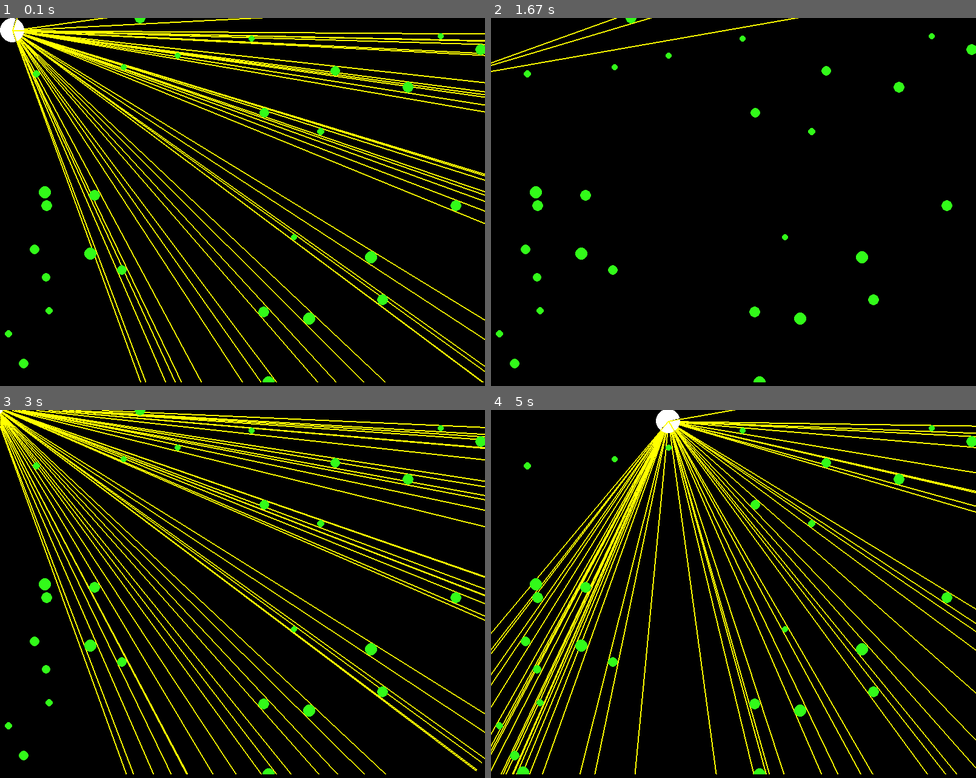
Above: before the commit, frames 1-4 (two rows, left to right).
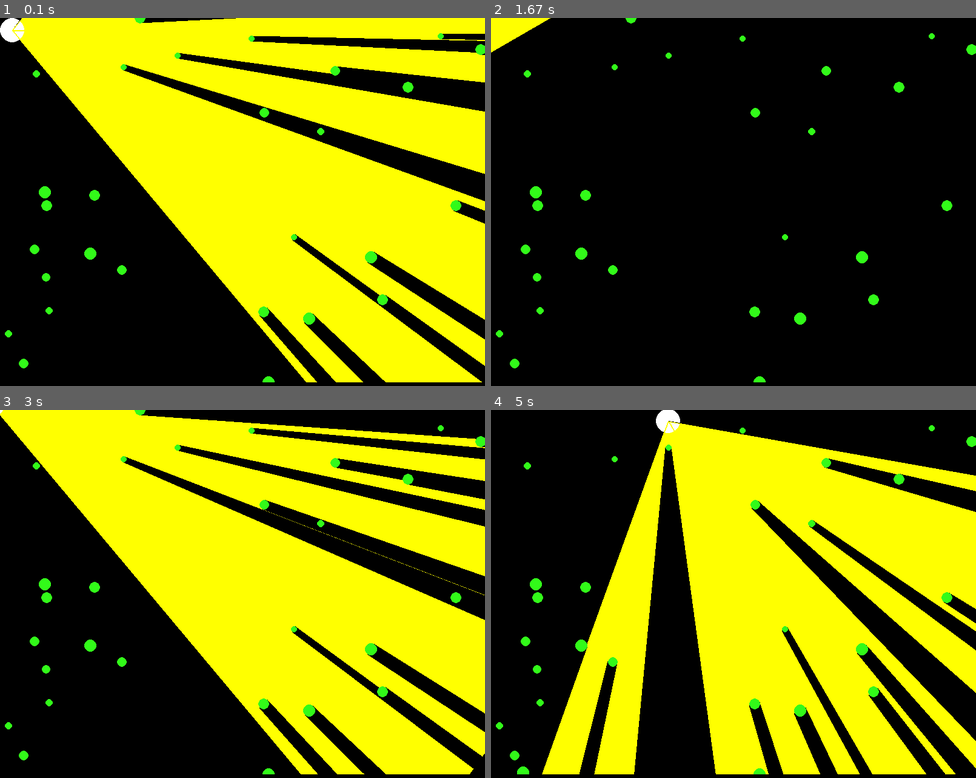
Above: after the commit, the same moments.

Repository: ZephyrSails/leben
Game: pygame game, started from game/main.py
Two runs of this game, one before a commit and one after it. Both use one fixed random seed, a clock stepped at 60 frames per second and the inputs below.
Inputs:
- Up to frame 1 (0.1 s): no input
- Up to frame 2 (1.67 s): hold Right 0.33-0.8 s; hold Up 0.83-1.13 s; hold Right 1.17-1.63 s
- Up to frame 3 (3 s): hold Left 1.67-2.2 s; hold Down 2.23-2.53 s; hold Left 2.57-2.97 s
- Up to frame 4 (5 s): hold Up 3-3.37 s; hold Right 3.4-4.03 s; hold Down 4.07-4.43 s; hold Left 4.47-4.93 s; hold Right from 4.97 s (still down)

The runs differ from the first frame. In frame 1, 55% of the frame differs, in the area x 2-100%, y 0-100%; in frame 2, 1.0%; in frame 3, 52%; in frame 4, 50%.

Commit message:
vision area

Diff:
--- a/game/leben.py
+++ b/game/leben.py
@@ -41,7 +41,7 @@
 
         # attribute
         self.radius = 20  # pixel
-        self.mouth_degree = 70
+        self.mouth_degree = 50
         self.view_degree = self.mouth_degree * 2
         self.color = (255, 255, 255)
         self.vision_color = (255, 255, 0)
@@ -117,18 +117,56 @@
             regulate_radians_range(self.ra)
             obj_pair_in_vision.append([object])
 
+    def get_dot_from_center(self, R, radians):
+        return (int(self.x + R * math.cos(radians)),
+                int(self.y + R * math.sin(radians)))
+
     def draw_vision(self):
-        self.draw_vison_line_from_center(self.dir_l_radians)
-        self.draw_vison_line_from_center(self.dir_r_radians)
-
-        for obj in self.objs_in_view:
-            pass
-
-    def draw_vison_line_from_center(self, radians):
-        pygame.draw.line(
-            self.screen, self.vision_color, (int(self.x), int(self.y)),
-            (int(self.x + self.vision_len * math.cos(radians)),
-             int(self.y + self.vision_len * math.sin(radians))), 2)
+        # self.draw_line_from_center(self.dir_l_radians)
+        # self.draw_line_from_center(self.dir_r_radians)
+
+        self.draw_semicircle_from_center(self.vision_len, self.dir_l_radians,
+                                         self.dir_r_radians)
+
+        for l_radians, r_radians, _, R in self.objs_in_view:
+            self.draw_blind_area_from_center(R, l_radians, r_radians)
+
+    def draw_line_from_center(self, radians):
+        pygame.draw.line(self.screen, self.vision_color,
+                         (int(self.x), int(self.y)),
+                         self.get_dot_from_center(self.vision_len, radians), 2)
+
+    def draw_triangle_from_center(self, R, l_radians, r_radians):
+        pygame.draw.polygon(self.screen, self.vision_color,
+                            [(int(self.x), int(self.y)),
+                             self.get_dot_from_center(R, l_radians),
+                             self.get_dot_from_center(R, r_radians)])
+
+    def draw_semicircle_from_center(self, R, l_radians, r_radians):
+        points = [(self.x, self.y)]
+        assert(l_radians < r_radians)
+        radians = l_radians
+        while radians < r_radians:
+            points.append(self.get_dot_from_center(R, radians))
+            radians += 0.2
+        points.append(self.get_dot_from_center(R, r_radians))
+
+        pygame.draw.polygon(self.screen, self.vision_color, points)
+
+    def draw_blind_area_from_center(self, R, l_radians, r_radians):
+        assert l_radians < r_radians
+        points = [
+            self.get_dot_from_center(R, r_radians),
+            self.get_dot_from_center(R, l_radians),
+        ]
+        radians = l_radians
+
+        while radians < r_radians:
+            points.append(self.get_dot_from_center(self.vision_len, radians))
+            radians += 0.2
+        points.append(self.get_dot_from_center(self.vision_len, r_radians))
+
+        pygame.draw.polygon(self.screen, self.bg_color, points)
 
     def print(self):
         print("[{:.2f}, {:.2f}, {:.2f}]".format(self.x, self.y,
@@ -156,12 +194,17 @@
             obj_in_vision = False
 
             for radians in [l_radians, r_radians]:
-                # print(left, radians, right)
                 if radians_between(radians, left, right):
                     obj_in_vision = True
-                    self.draw_vison_line_from_center(radians)
+                    # self.draw_line_from_center(radians)
             if obj_in_vision:
+                l_radians = regulate_radians(l_radians)
+                r_radians = regulate_radians(r_radians)
+                if l_radians > r_radians:
+                    r_radians += 2 * math.pi
                 self.objs_in_view.append((l_radians, r_radians, obj.color, R))
+
+            self.objs_in_view.sort(key=lambda p: p[3])
 
     def update(self, pressed_keys):
         if pressed_keys[K_UP]:
